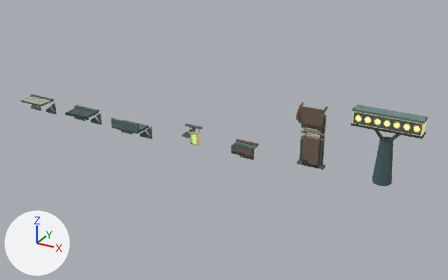
Two versions of the glTF model to-rust-as-we-fall/resources/models/architecture/projection_pieces.gltf, one commit apart.
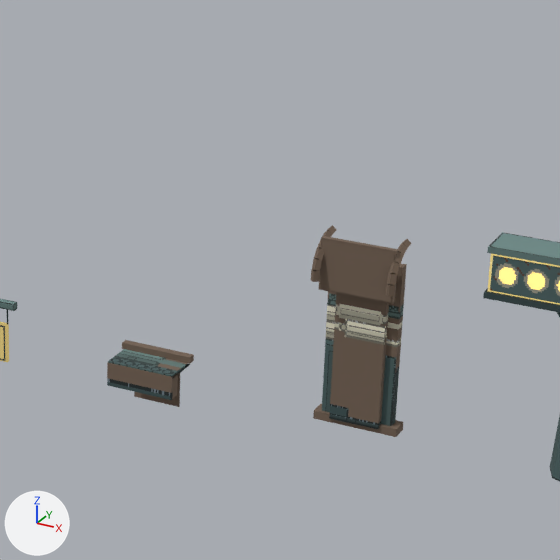
Old and new are each drawn whole from a camera (50 mm lens) standing at (20.02, -19.3, 9.9) and looking at (9.35, 0.1, 0.2) and again close up on the part from 44% to 84% of the width and 11% to 75% of the height. Lighting does not change. The marker at lower left points along +X, +Y and +Z. The last two pictures show the newer version. Vertices at exactly the same position are counted once.

In view in the first close-up: 'ProjEntryHood', 'ProjNoStandLedge', 'ProjTransitViaduct' and 1 more.
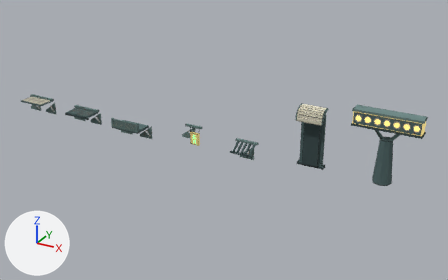
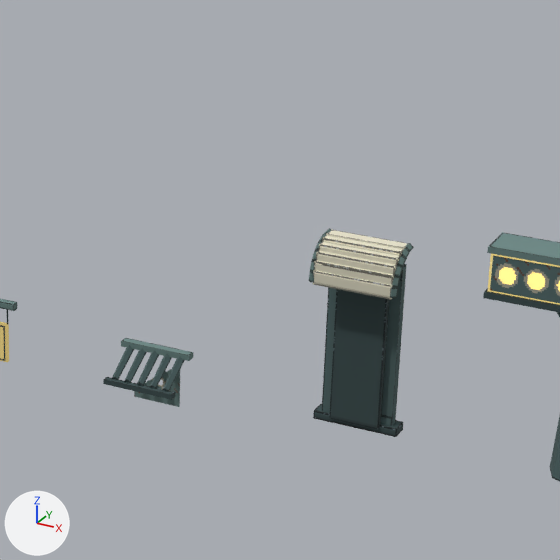
Where the change shows, as pixel boxes [x1, y1, x2, y2] in the close-ups (560 x 560 px; the box of a moved part takes in the faces that stretch with it):
'ProjEntryHood', reshaped
    before: [311, 225, 411, 437]
    after: [309, 228, 414, 437]
'ProjNoStandLedge', reshaped
    before: [107, 340, 194, 407]
    after: [103, 338, 194, 407]
part 1 of me_projnostandledge, added (cyan)
    after: [121, 338, 194, 361]
part 2 of me_projnostandledge, added
    after: [103, 377, 175, 400]
part 3 of me_projnostandledge, reshaped
    before: [107, 340, 194, 400]
    after: [112, 345, 185, 392]
part 4 of me_projnostandledge, surface changed
    both: [134, 373, 180, 407]
part 5 of me_projentryhood, added
    after: [326, 230, 408, 249]
part 6 of me_projentryhood, added
    after: [322, 235, 404, 256]
part 7 of me_projentryhood, added
    after: [319, 242, 400, 265]
part 8 of me_projentryhood, added
    after: [316, 250, 397, 275]
part 9 of me_projentryhood, added
    after: [314, 260, 395, 287]
part 10 of me_projentryhood, added
    after: [313, 270, 392, 299]
part 11 of me_projentryhood, moved or reshaped
    before: [327, 225, 336, 234]
    after: [324, 228, 332, 234]
part 12 of me_projentryhood, moved or reshaped
    before: [400, 239, 411, 248]
    after: [405, 243, 414, 251]
part 13 of me_projentryhood, rebuilt (29% wider, 16% taller)
    before: [311, 240, 324, 282]
    after: [309, 233, 326, 282]
part 14 of me_projentryhood, rebuilt
    before: [385, 252, 404, 296]
    after: [390, 248, 410, 298]
part 15 of me_projentryhood, deleted
    before: [319, 236, 399, 304]
part 16 of me_projentryhood, deleted
    before: [398, 244, 407, 255]
part 17 of me_projentryhood, deleted (brown)
    before: [320, 240, 394, 302]
part 18 of me_projentryhood, surface changed (darker)
    both: [313, 264, 407, 437]

Diff of the bpy script that builds the scene:
```diff
--- a/to-rust-as-we-fall/resources/models/architecture/projection_pieces.gltf.py
+++ b/to-rust-as-we-fall/resources/models/architecture/projection_pieces.gltf.py
@@ me_projnostandledge @@
-me_projnostandledge.from_pydata(...)  # 28 vertices, 38 faces; spans x -0.46..0.46, y -0.48..0.05, z -0.31..0.4
+me_projnostandledge.from_pydata(...)  # 60 vertices, 86 faces; spans x -0.46..0.46, y -0.525..0.04, z -0.31..0.435
+# me_projnostandledge part 1: a new loose piece, a box spanning x -0.46..0.46, y -0.08..0.04, z 0.365..0.435, in mat_projnostandledgetex
+# me_projnostandledge part 2: a new loose piece, a box spanning x -0.46..0.46, y -0.525..-0.435, z 0.04..0.1, in mat_projnostandledgetex
+# me_projnostandledge part 3
+# 24 vertices are removed from x -0.46..0.46, y -0.48..0.05, z 0.01..0.4
+# 36 faces are deleted
+# 10 vertices are added at x -0.395..0.34, y -0.05..-0.02, z 0.38..0.426
+# 10 new vertices lie (0.055, 0.03, -0.046) away from vertices in x -0.395..0.34, y -0.05..-0.02, z 0.38..0.426
+# 5 new vertices lie (-0.01, -0.44, -0.28) away from vertices in x -0.285..0.395, y -0.02, z 0.38
+# 5 new vertices lie (-0.055, -0.464, -0.242) away from vertices in x -0.285..0.395, y -0.02, z 0.38
+# 10 new vertices lie (-0.045, 0.024, -0.038) away from vertices in x -0.34..0.385, y -0.484..-0.46, z 0.1..0.138
+# 60 new faces join them
+# me_projnostandledge part 4: 2 kept faces spanning x -0.31..0.31, y 0.0, z -0.31..0.31 get new texture (UV) coordinates
 me_projnostandledge.materials.append(mat_projnostandledgetex)
@@ me_projentryhood @@
-me_projentryhood.from_pydata(...)  # 120 vertices, 194 faces; spans x -0.51..0.51, y -0.51..0.11, z 0.0..2.37
+me_projentryhood.from_pydata(...)  # 152 vertices, 252 faces; spans x -0.52..0.52, y -0.49..0.11, z 0.0..2.33
+# me_projentryhood part 5: a new loose piece, a box spanning x -0.46..0.46, y -0.139..0.025, z 2.24..2.305, in mat_projentryhoodtex (picture img_projentryhood_tex)
+# me_projentryhood part 6: a new loose piece, a box spanning x -0.46..0.46, y -0.245..-0.089, z 2.196..2.29, in mat_projentryhoodtex (picture img_projentryhood_tex)
+# me_projentryhood part 7: a new loose piece, a box spanning x -0.46..0.46, y -0.34..-0.19, z 2.13..2.25, in mat_projentryhoodtex (picture img_projentryhood_tex)
+# me_projentryhood part 8: a new loose piece, a box spanning x -0.46..0.46, y -0.41..-0.29, z 2.04..2.18, in mat_projentryhoodtex (picture img_projentryhood_tex)
+# me_projentryhood part 9: a new loose piece, a box spanning x -0.46..0.46, y -0.45..-0.356, z 1.929..2.085, in mat_projentryhoodtex (picture img_projentryhood_tex)
+# me_projentryhood part 10: a new loose piece, a box spanning x -0.46..0.46, y -0.465..-0.4, z 1.815..1.979, in mat_projentryhoodtex (picture img_projentryhood_tex)
+# me_projentryhood part 11: the loose piece of 8 vertices spanning x -0.49..-0.39, y -0.13..0.01, z 2.25..2.37 is moved by (-0.03, 0.0, -0.04)
+# me_projentryhood part 12: the loose piece of 8 vertices spanning x 0.39..0.49, y -0.13..0.01, z 2.25..2.37 is moved by (0.03, 0.0, -0.04)
+# me_projentryhood part 13: the loose piece of 26 vertices spanning x -0.49..-0.39, y -0.51..-0.2, z 1.85..2.3 is rebuilt with 32 vertices and now spans x -0.52..-0.42, y -0.49..-0.09, z 1.83..2.31
+# me_projentryhood part 14: the loose piece of 26 vertices spanning x 0.39..0.49, y -0.51..-0.2, z 1.85..2.3 is rebuilt with 32 vertices and now spans x 0.42..0.52, y -0.49..-0.09, z 1.83..2.31
+# me_projentryhood part 15: the loose piece of 8 vertices spanning x -0.44..0.44, y -0.33..-0.27, z 1.71..2.33 is deleted
+# me_projentryhood part 16: the loose piece of 8 vertices spanning x 0.39..0.49, y -0.25..-0.1, z 2.21..2.35 is deleted
+# me_projentryhood part 17: the loose piece of 4 vertices spanning x -0.42..0.42, y -0.34, z 1.73..2.31 is deleted
+# me_projentryhood part 18: 36 kept faces spanning x -0.51..0.51, y -0.14..0.11, z 0.0..2.04 get new texture (UV) coordinates
+# other edits to the shape of me_projentryhood do not show in these pictures
 me_projentryhood.materials.append(mat_projentryhoodtex)
```
